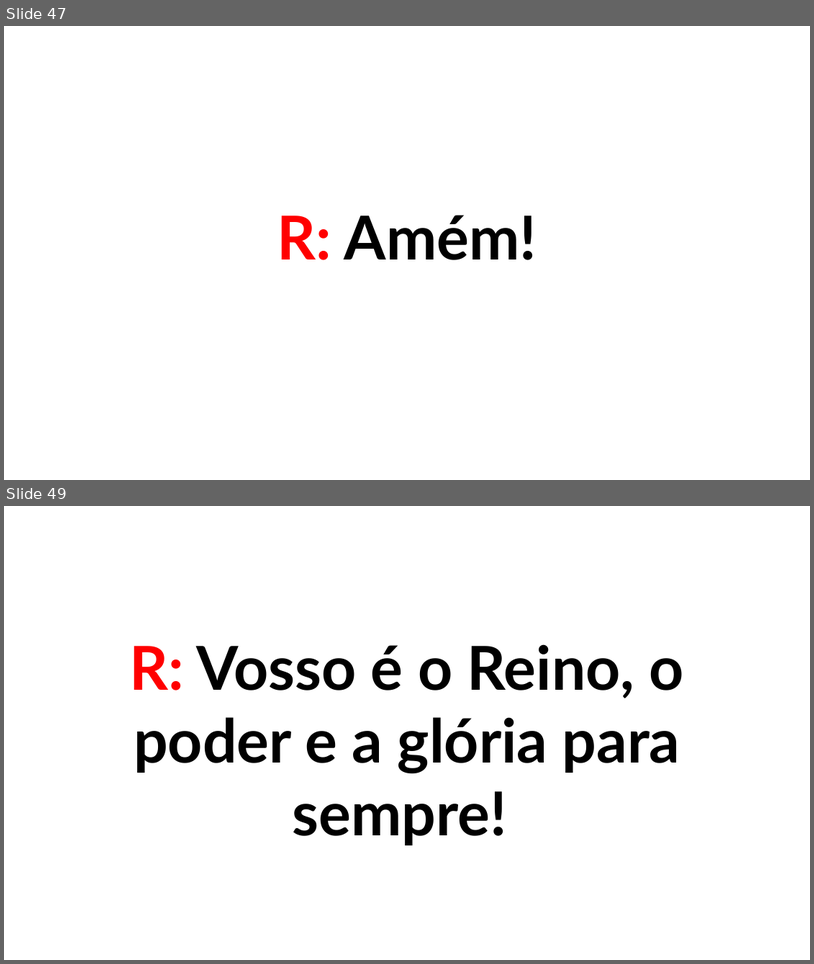
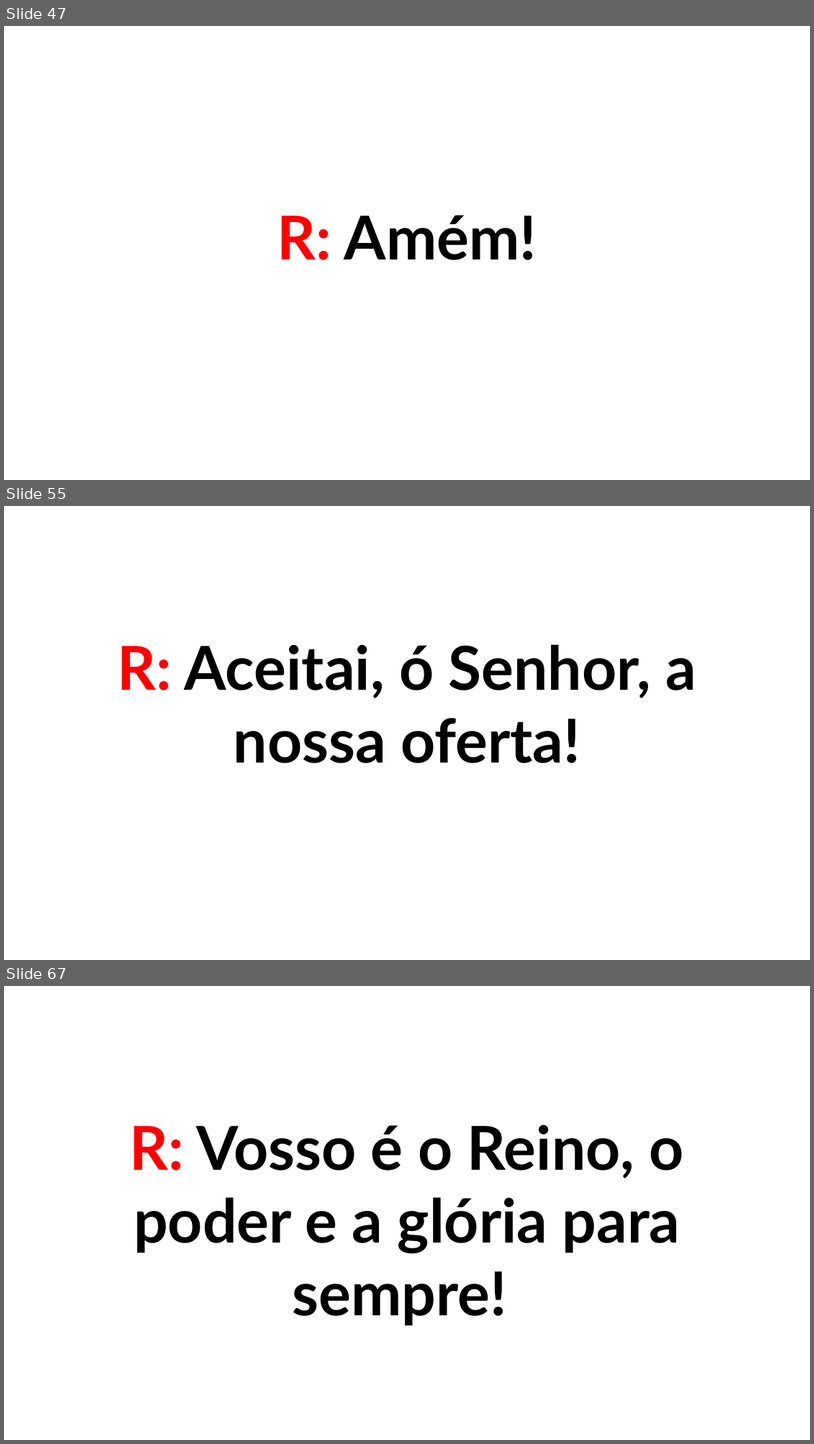
Before and after one commit to PHGodoyCosta/pallotti-slides, a slide deck: src/pallotti_slides/resources/template/mass_template.pptx. Shown one above the other, each under a label of ours: slides 47 and 49 before the commit, slides 47, 55 and 67 after it; the slides between them are not shown. The pictures are 814x964 and 814x1444 pixels, drawn with LibreOffice and Linux fonts; fonts in the diff are those of the drawing. Boxes give left, top, right and bottom in pixels: in the first picture for what was removed or moved away, otherwise in the second. Text is boxed around its words. In the diff, an @@ line names an element or a change of style, - is before the commit and + after.

```diff
--- a/src/pallotti_slides/resources/template/mass_template.pptx
+++ b/src/pallotti_slides/resources/template/mass_template.pptx
@@ slide 55 added at <box>4,506,810,960</box>, background #FFFFFF @@
@@ text added at <box>118,644,697,763</box>, 72 pt, text #000000, bold @@
+R: Aceitai, ó Senhor, a nossa oferta!
@@ what was slide 49 is now slide 67 @@
```
Also in this commit, not shown: 17 other slides added, 9 other files.
